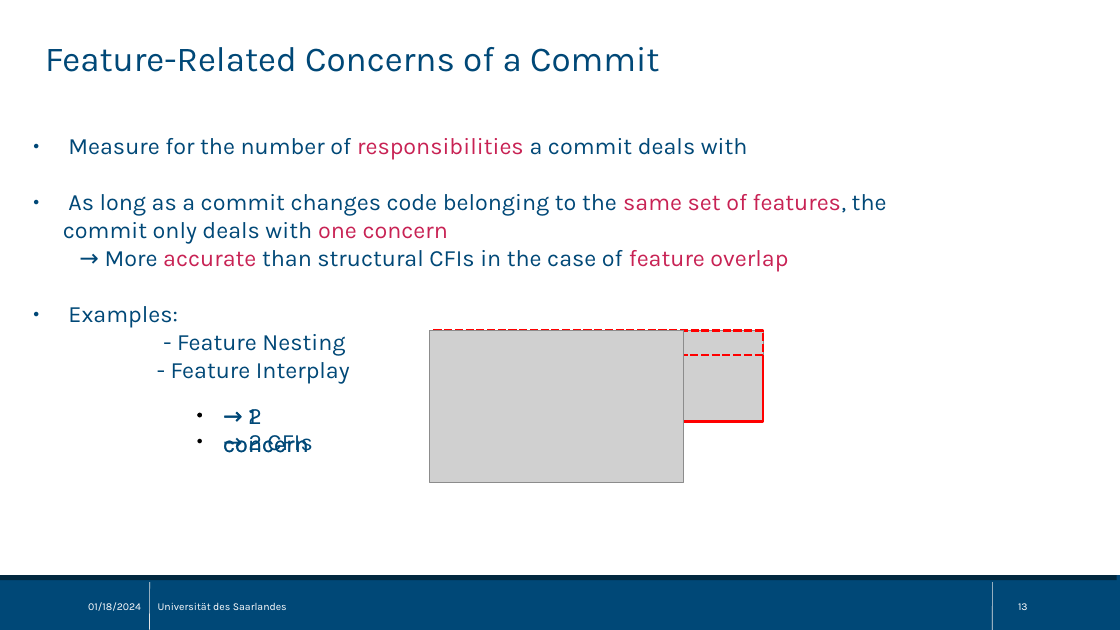
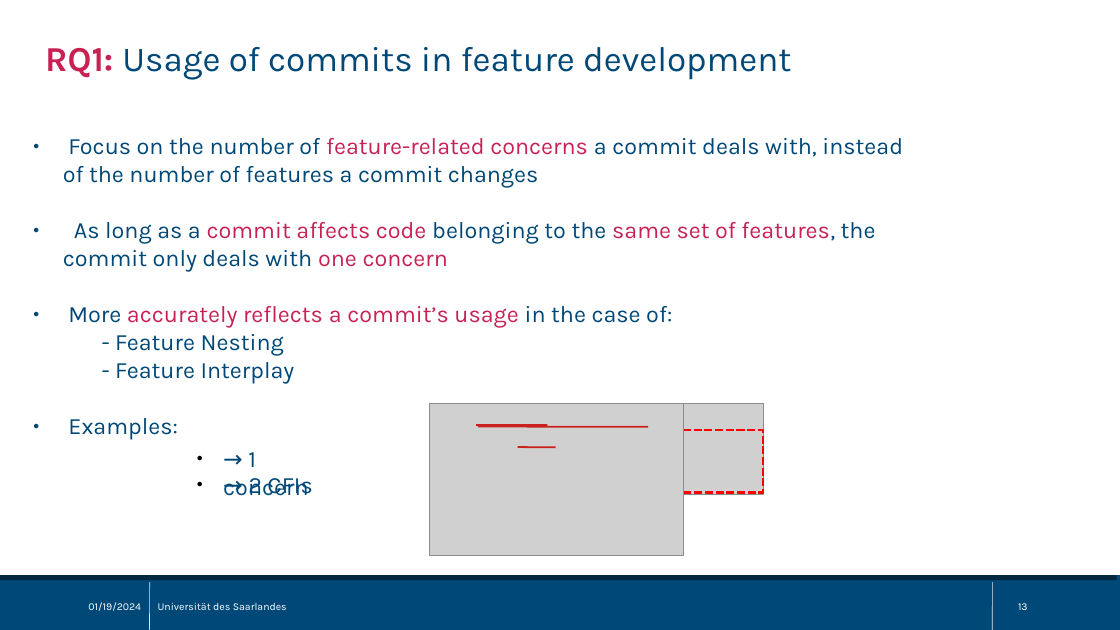
Before and after one commit to sisteu56/bachelor, a slide deck: slide 13 of pres/bachelor_thesis_pres.odp. Drawn at 1120x630 pixels with LibreOffice and Linux fonts; fonts in the diff are those of the drawing; grey boxes stand for pictures. Boxes give left, top, right and bottom in pixels: in the first picture for what was removed or moved away, otherwise in the second. Text is boxed around its words. In the diff, an @@ line names an element or a change of style, - is before the commit and + after.

```diff
--- a/pres/bachelor_thesis_pres.odp
+++ b/pres/bachelor_thesis_pres.odp
@@ text at box(45, 47, 791, 80): text changed @@
-Feature-Related Concerns of a Commit
+RQ1: Usage of commits in feature development
@@ text at box(63, 138, 903, 328): text changed @@
-● Measure for the number of responsibilities a commit deals with
-● As long as a commit changes code belonging to the same set of features, the commit only deals with one concern
-→ More accurate than structural CFIs in the case of feature overlap
-● Examples:
+● Focus on the number of feature-related concerns a commit deals with, instead of the number of features a commit changes
+● As long as a commit affects code belonging to the same set of features, the commit only deals with one concern
+● More accurately reflects a commit’s usage in the case of:
@@ rectangle removed at box(433, 331, 764, 422) @@
@@ text at box(68, 418, 178, 440): paragraph added @@
+● Examples:
@@ text removed at box(248, 409, 262, 424) @@
-    ● → 2 concern
@@ picture: place and size @@
-picture at box(430, 331, 684, 483)
+picture at box(430, 403, 684, 555)
@@ picture: place and size @@
-picture at box(433, 331, 764, 422)
+picture at box(433, 403, 764, 494)
@@ text "→ 1 concern": place and size @@
-text "→ 1 concern" at box(223, 409, 308, 453)
+text "→ 1 concern" at box(223, 452, 308, 496)
@@ rectangle: place and size @@
-rectangle at box(473, 355, 763, 422)
+rectangle at box(473, 430, 763, 493)
@@ line added from (476, 425) to (548, 425), #C9211E 1.5 pt @@
@@ line added from (478, 427) to (649, 427), #C9211E 1.5 pt @@
@@ line added from (518, 447) to (555, 447), #C9211E 1.5 pt @@
@@ text "→ 2 CFIs": place and size @@
-text "→ 2 CFIs" at box(248, 435, 312, 453)
+text "→ 2 CFIs" at box(248, 478, 312, 496)
@@ text at box(88, 602, 141, 611): text changed @@
-01/18/2024
+01/19/2024
```
Also in this commit, not shown: 28 other slides changed, 1 other file.
